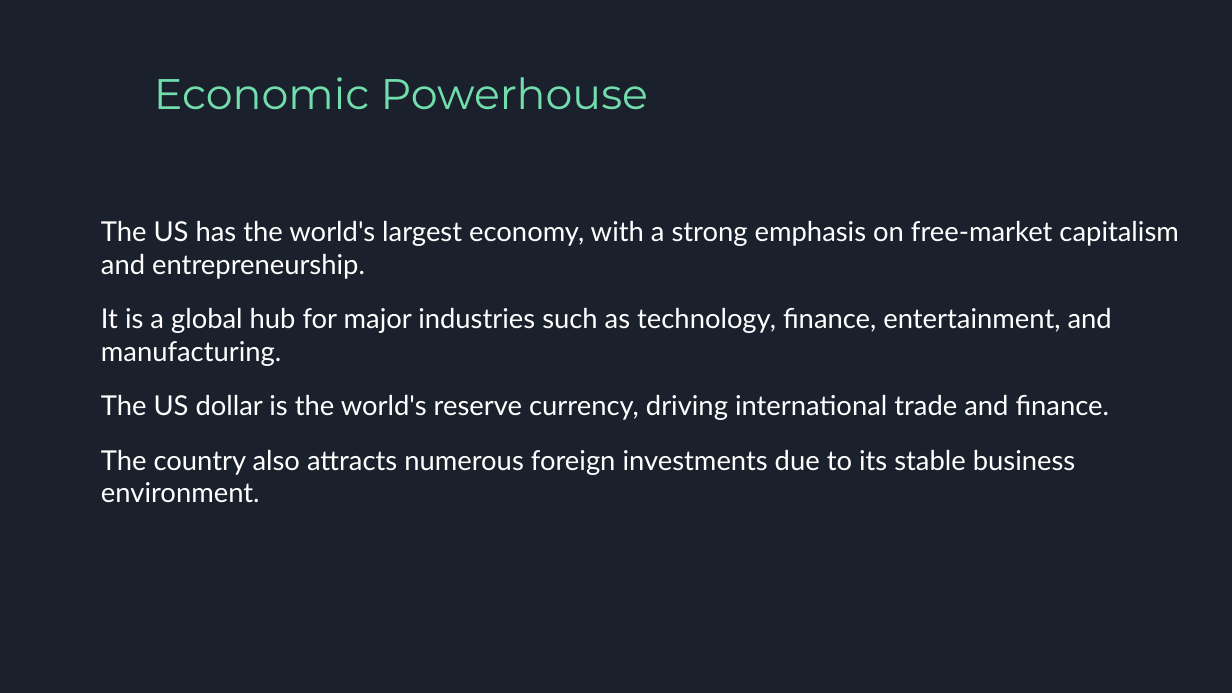
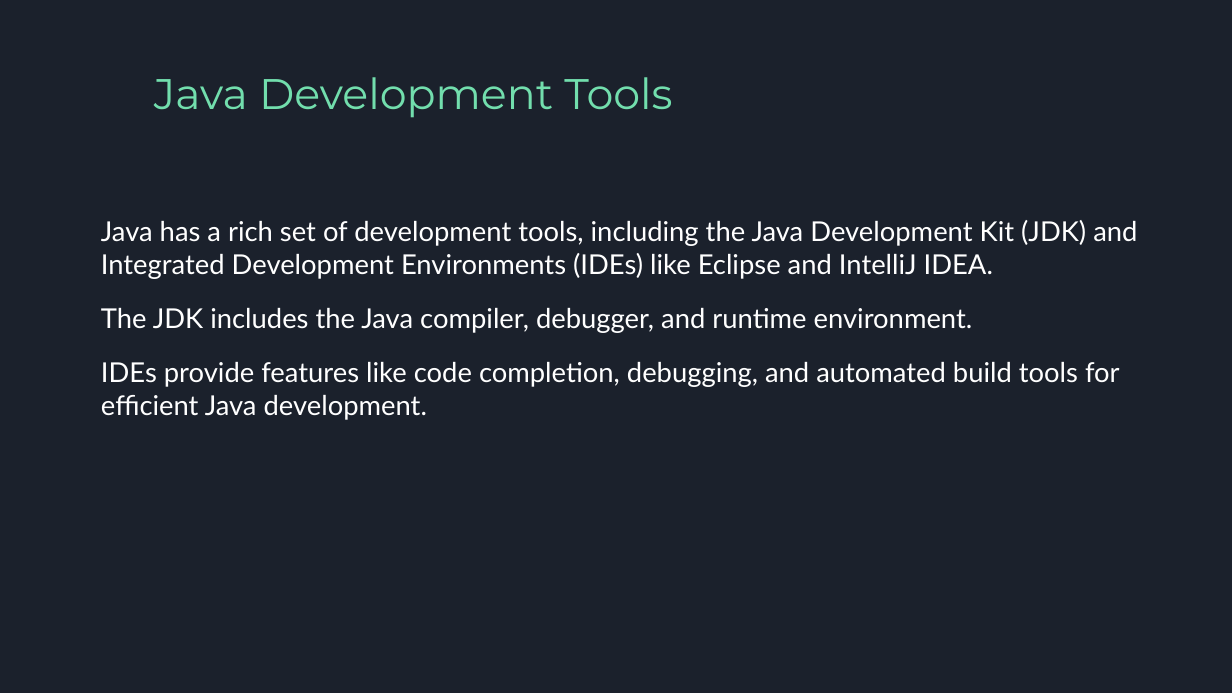
Before and after one commit to ritchelmendaros/2324-appdev-sem1-f2-07, a slide deck: slide 4 of generated/generated_presentation.pptx. Drawn at 1232x693 pixels with LibreOffice and Linux fonts; fonts in the diff are those of the drawing. Boxes give left, top, right and bottom in pixels: in the first picture for what was removed or moved away, otherwise in the second. Text is boxed around its words. In the diff, an @@ line names an element or a change of style, - is before the commit and + after.

```diff
--- a/generated/generated_presentation.pptx
+++ b/generated/generated_presentation.pptx
@@ text at bbox=[154, 77, 672, 118]: text changed @@
-Economic Powerhouse
+Java Development Tools
@@ text at bbox=[101, 220, 1137, 420]: text changed @@
-The US has the world's largest economy, with a strong emphasis on free-market capitalism and entrepreneurship.
-It is a global hub for major industries such as technology, finance, entertainment, and manufacturing.
-The US dollar is the world's reserve currency, driving international trade and finance.
-The country also attracts numerous foreign investments due to its stable business environment.
+Java has a rich set of development tools, including the Java Development Kit (JDK) and Integrated Development Environments (IDEs) like Eclipse and IntelliJ IDEA.
+The JDK includes the Java compiler, debugger, and runtime environment.
+IDEs provide features like code completion, debugging, and automated build tools for efficient Java development.
```
Also in this commit, not shown: 4 other slides changed, 8 other files.
